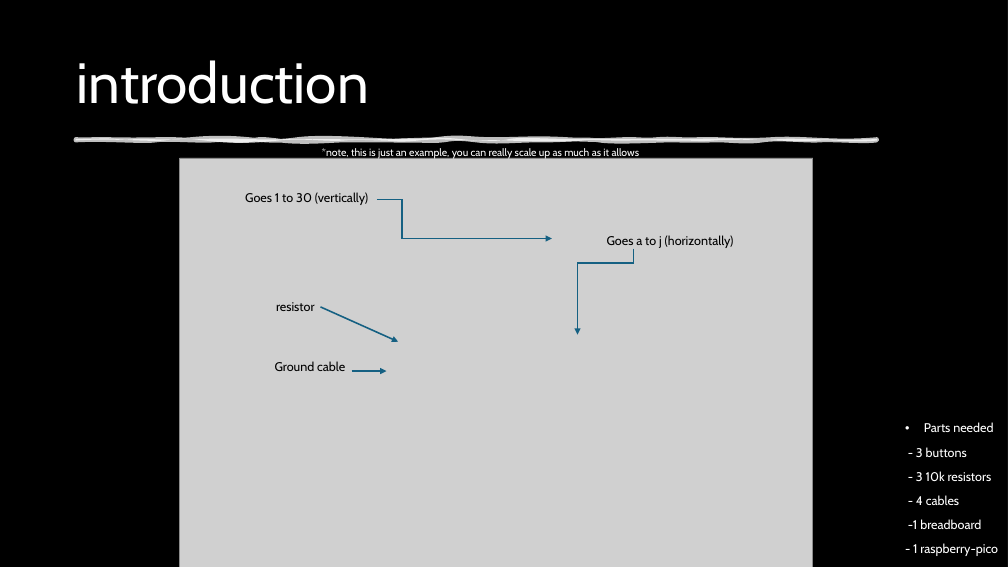
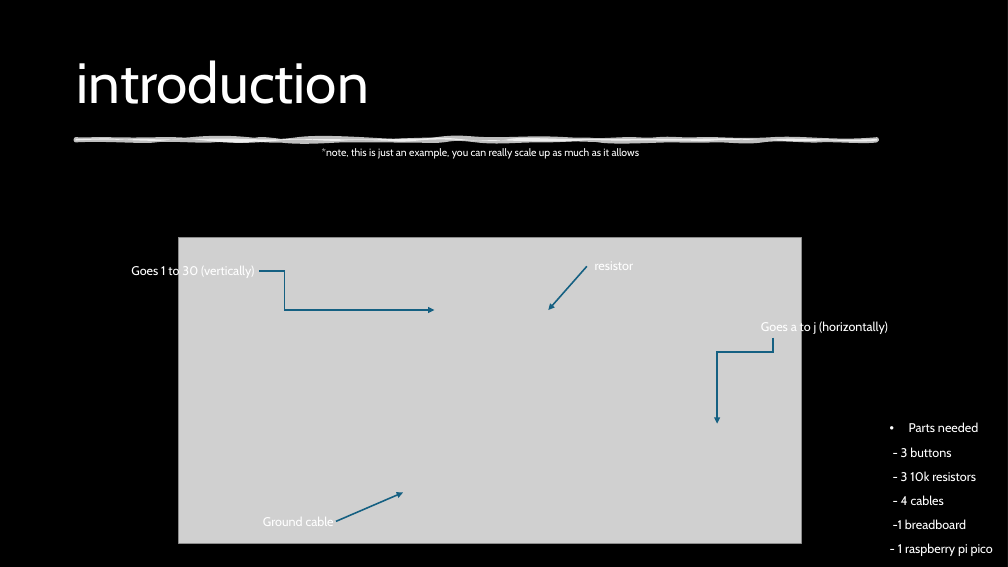
Before and after one commit to Helden-in-IT-DB/Unity_Arduino_Controlled_World, a slide deck: slide 3 of documentation/basic raspberry-pico controller setup.pptx. Drawn at 1008x567 pixels with LibreOffice and Linux fonts; fonts in the diff are those of the drawing; grey boxes stand for pictures; background and template pictures are left out; a plain dark background stands for a picture behind light text. Boxes give left, top, right and bottom in pixels: in the first picture for what was removed or moved away, otherwise in the second. Text is boxed around its words. In the diff, an @@ line names an element or a change of style, - is before the commit and + after.

```diff
--- a/documentation/basic raspberry-pico controller setup.pptx
+++ b/documentation/basic raspberry-pico controller setup.pptx
@@ picture resized from (x1=180, y1=158, x2=813, y2=567) to (x1=179, y1=237, x2=802, y2=544) @@
@@ text "Goes 1 to 30 (vertically)" moved from (x1=245, y1=192, x2=368, y2=205) to (x1=131, y1=264, x2=254, y2=278) @@
@@ arrow moved from (321, 307) - (399, 342) to (587, 266) - (548, 310) @@
@@ text "resistor" moved from (x1=276, y1=302, x2=315, y2=311) to (x1=595, y1=263, x2=634, y2=270) @@
@@ elbow arrow moved from (377, 200) - (552, 238) to (259, 271) - (435, 310) @@
@@ text colour #000000 to #FFFFFF in 4 elements at (x1=131, y1=264, x2=254, y2=278), (x1=263, y1=517, x2=334, y2=526), (x1=595, y1=263, x2=634, y2=270), (x1=761, y1=320, x2=888, y2=334) @@
@@ text "Goes a to j (horizontally)" moved from (x1=607, y1=235, x2=734, y2=248) to (x1=761, y1=320, x2=888, y2=334) @@
@@ elbow arrow moved from (634, 249) - (578, 335) to (774, 338) - (718, 423) @@
@@ text "Parts needed" moved from (x1=908, y1=422, x2=998, y2=556) to (x1=893, y1=422, x2=993, y2=556) @@
@@ arrow moved from (352, 371) - (386, 371) to (336, 522) - (403, 492) @@
@@ text "Ground cable" moved from (x1=275, y1=361, x2=345, y2=371) to (x1=263, y1=517, x2=334, y2=526) @@
@@ text at (x1=898, y1=543, x2=993, y2=556): text changed @@
-- 1 raspberry-pico
+- 1 raspberry pi pico
```
Also in this commit, not shown: 2 other slides changed, 7 other files.
